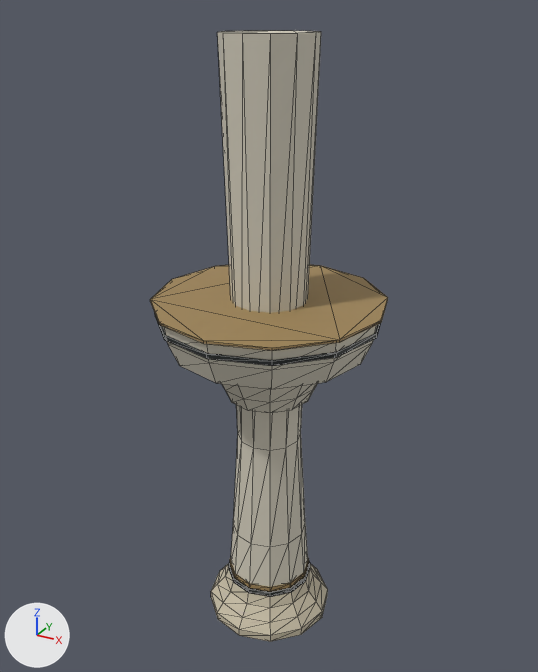
Two versions of the glTF model BlenderCatalogue/assets/structural_hospitality/exports/AST-STR-001-H426.glb, one commit apart.
One viewpoint serves both versions: a 50 mm lens placed at (3.74, -6.8, 7.2), pointed at (-0.06, 0.1, 3.75). Every picture has the same lights, and +X, +Y and +Z are marked at lower left. The first picture is the older version. Mesh edges are drawn as thin lines. Vertices at exactly the same position are counted once.

The scene before the commit, as lines of its bpy script (objects in view):
```python
me_str_capital_002 = bpy.data.meshes.new('STR_Capital.002')
me_str_capital_002.from_pydata(...)  # 84 vertices, 164 faces; spans x -1.27..1.27, y -1.27..1.27, z 3.09..4.23
me_str_capital_002.materials.append(mat_ivory_enamel_002)  # picture img_ivory_enamel
me_str_capitalshadow_002 = bpy.data.meshes.new('STR_CapitalShadow.002')
me_str_capitalshadow_002.from_pydata(...)  # a 12-sided cylinder along z spanning x -1.28..1.28, y -1.28..1.28, z 4.05..4.1
me_str_capitalshadow_002.materials.append(mat_dark_rubber_002)  # picture img_dark_rubber
me_str_taperedshaft_002 = bpy.data.meshes.new('STR_TaperedShaft.002')
me_str_taperedshaft_002.from_pydata(...)  # 48 vertices, 92 faces; spans x -0.51..0.51, y -0.51..0.51, z 0.54..7.0
me_str_taperedshaft_002.materials.append(mat_ivory_enamel_002)  # picture img_ivory_enamel
ob_str_capital = bpy.data.objects.new('STR_Capital', me_str_capital_002)
ob_str_capital.location = (0.0, 0.0, 0.0)
ob_str_capitalshadow = bpy.data.objects.new('STR_CapitalShadow', me_str_capitalshadow_002)
ob_str_capitalshadow.location = (0.0, 0.0, 0.0)
ob_str_taperedshaft = bpy.data.objects.new('STR_TaperedShaft', me_str_taperedshaft_002)
ob_str_taperedshaft.location = (0.0, 0.0, 0.0)
# also in view: 'STR_StoneFoot' at (0.0, 0.0, 0.25); 'STR_CeilingBearing' at (0.0, 0.0, 4.24)
```
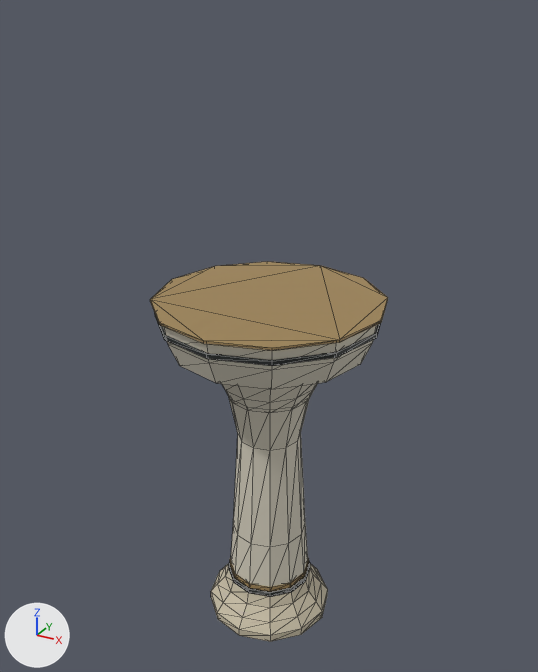
Where the change shows, as pixel boxes (x1, y1, x2, y2) in the pictures (538 x 672 px; the box of a moved part takes in the faces that stretch with it):
'STR_TaperedShaft', reshaped: before (217, 30, 321, 587); after (228, 396, 309, 587)
part 1 of me_str_taperedshaft_002, moved or reshaped: before (217, 30, 321, 450); after (228, 396, 309, 450)

The change, as a diff of the scene's bpy script:
```diff
--- a/BlenderCatalogue/assets/structural_hospitality/exports/AST-STR-001-H426.glb.py
+++ b/BlenderCatalogue/assets/structural_hospitality/exports/AST-STR-001-H426.glb.py
@@ me_str_taperedshaft_002 @@
 # used by ob_str_taperedshaft; location = (0.0, 0.0, 0.0)
-me_str_taperedshaft_002.from_pydata(...)  # 48 vertices, 92 faces; spans x -0.51..0.51, y -0.51..0.51, z 0.54..7.0
+me_str_taperedshaft_002.from_pydata(...)  # 48 vertices, 92 faces; spans x -0.51..0.51, y -0.51..0.51, z 0.54..3.13
+# me_str_taperedshaft_002 part 1: all 12 vertices in x -0.5..0.5, y -0.5..0.5, z 7.0 are moved by (0.0, 0.0, -3.87)
 me_str_taperedshaft_002.materials.append(mat_ivory_enamel_002)
```
